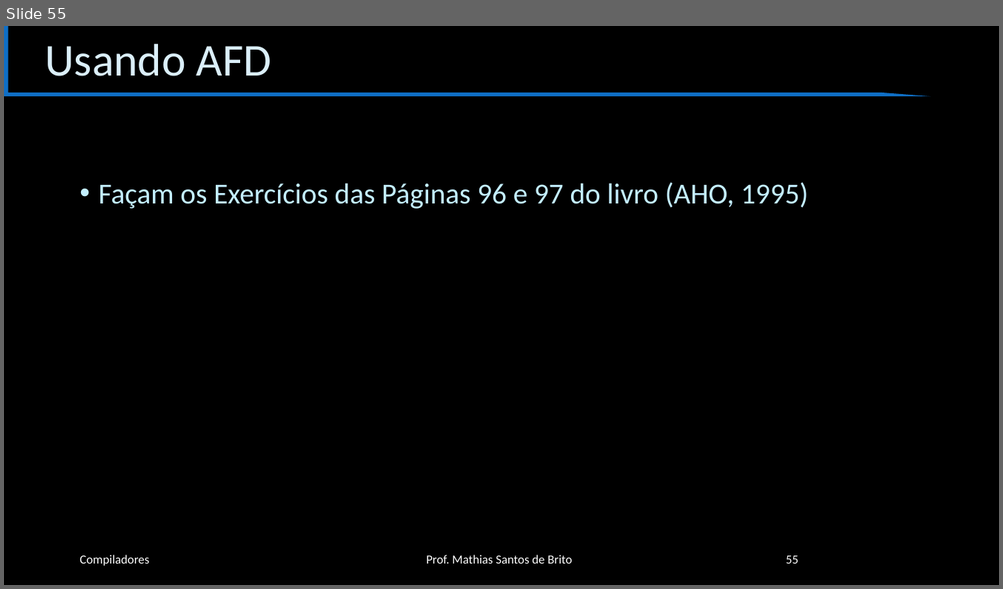
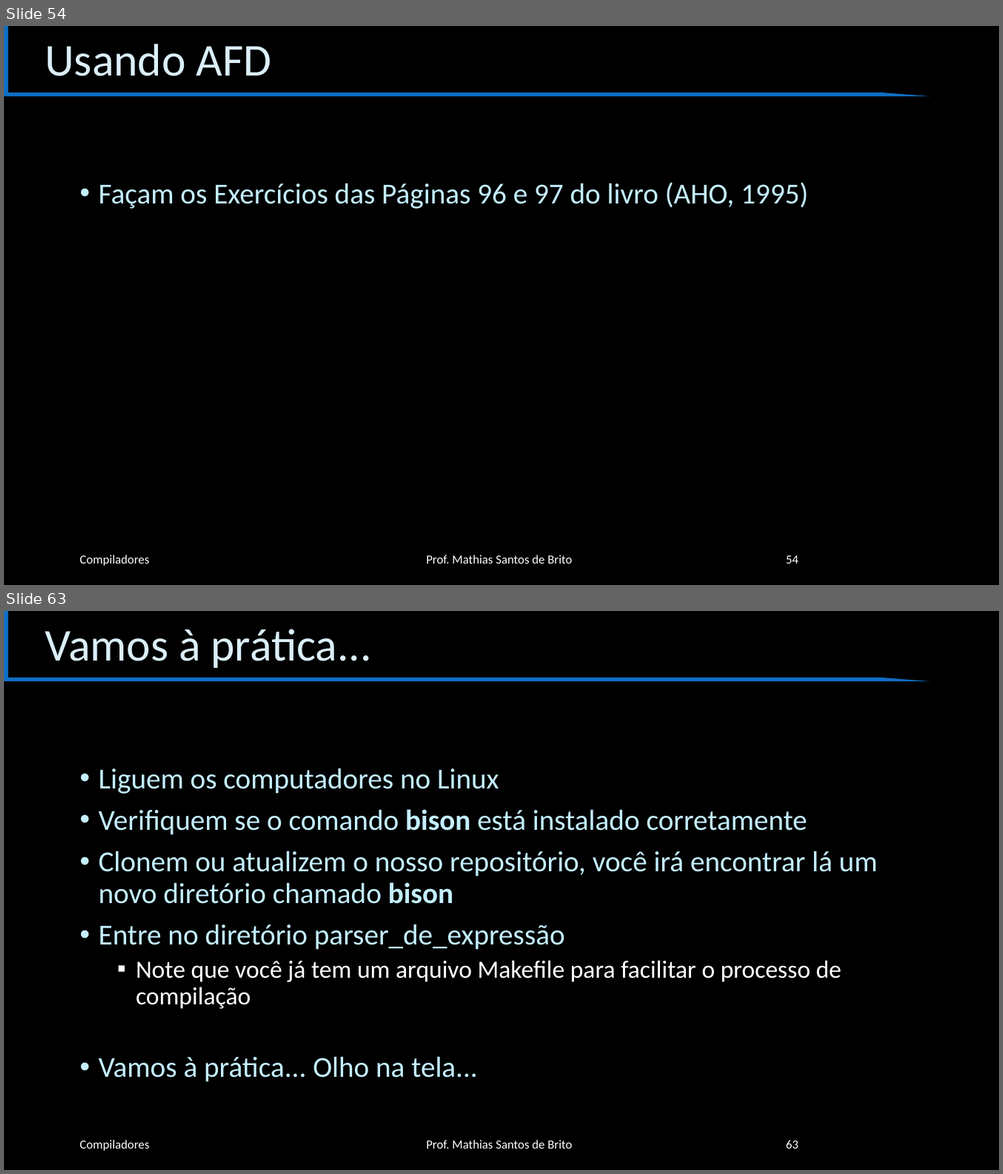
Before and after one commit to cet058-Org/2019.1, a slide deck: slides.pptx. Shown one above the other, each under a label of ours: slide 55 before the commit, slides 54 and 63 after it; the slides between them are not shown. The pictures are 1003x589 and 1003x1174 pixels, drawn with LibreOffice and Linux fonts; fonts in the diff are those of the drawing; background and template pictures are left out. Boxes give left, top, right and bottom in pixels: in the first picture for what was removed or moved away, otherwise in the second. Text is boxed around its words. In the diff, an @@ line names an element or a change of style, - is before the commit and + after.

```diff
--- a/slides.pptx
+++ b/slides.pptx
@@ slide 63 added at box(4, 611, 999, 1170), background #000000; not listed: 1 template element that a slide beside it also shows @@
@@ title added at box(45, 629, 372, 668), 44 pt, text #DBEFF9 @@
+Vamos à prática...
@@ text added at box(99, 768, 877, 1082), 28 pt, text #C4EFFF @@
+• Liguem os computadores no Linux
+• Verifiquem se o comando bison está instalado corretamente
+• Clonem ou atualizem o nosso repositório, você irá encontrar lá um novo diretório chamado bison
+• Entre no diretório parser_de_expressão
+  ▪ Note que você já tem um arquivo Makefile para facilitar o processo de compilação
+• Vamos à prática... Olho na tela...
@@ text added at box(79, 1140, 149, 1151), 12 pt, text #FFFFFF @@
+Compiladores
@@ text added at box(426, 1140, 572, 1149), 12 pt, text #FFFFFF @@
+Prof. Mathias Santos de Brito
@@ page number added at box(785, 1140, 798, 1149), 12 pt, text #FFFFFF @@
+63
@@ what was slide 55 is now slide 54 @@
@@ page number at box(785, 556, 798, 564): text changed @@
-55
+54
```
Also in this commit, not shown: 2 slides changed, 7 other slides added.
